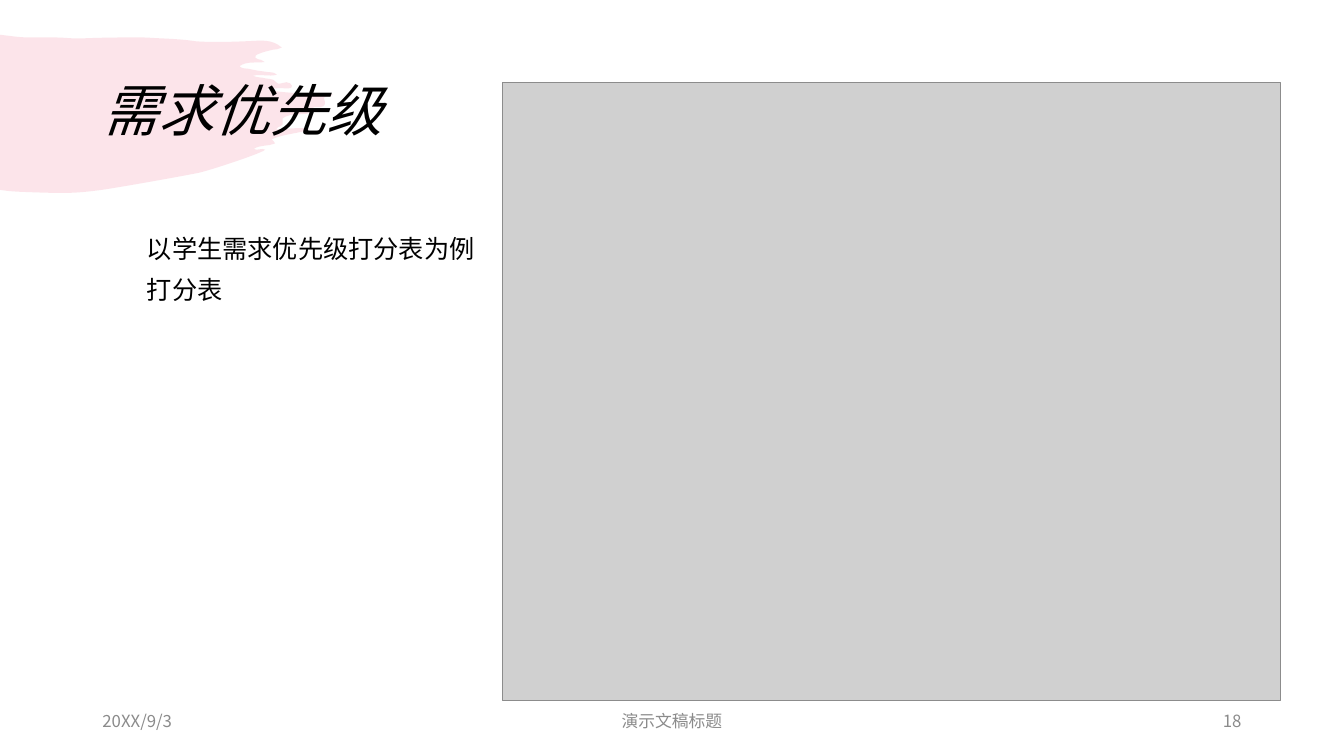
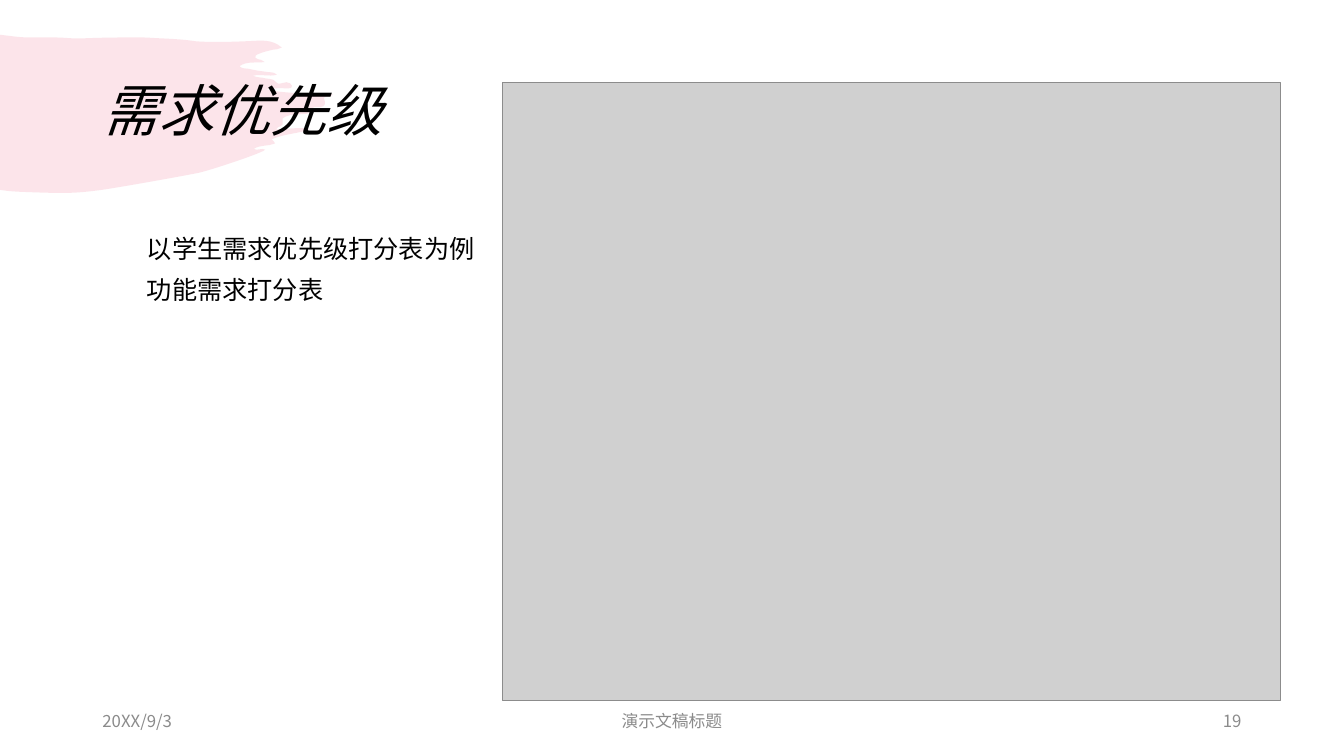
Before and after one commit to dreamtrueqaq/SRA2022-G12, a slide deck: slide 19 of 受控文档/需求分析/SRSppt/SRA2022-G12-srsppt0.0.1.pptx (slide 18 before the commit). Drawn at 1344x756 pixels with LibreOffice and Linux fonts; fonts in the diff are those of the drawing; grey boxes stand for pictures. Boxes give left, top, right and bottom in pixels: in the first picture for what was removed or moved away, otherwise in the second. Text is boxed around its words. In the diff, an @@ line names an element or a change of style, - is before the commit and + after.

```diff
--- a/受控文档/需求分析/SRSppt/SRA2022-G12-srsppt0.0.1.pptx
+++ b/受控文档/需求分析/SRSppt/SRA2022-G12-srsppt0.0.1.pptx
@@ text at (147, 277, 323, 301): text changed @@
-打分表
+功能需求打分表
@@ page number at (1223, 714, 1242, 727): text changed @@
-18
+19
```
Also in this commit, not shown: 1 other slide changed, 6 slides added, 2 other files.
